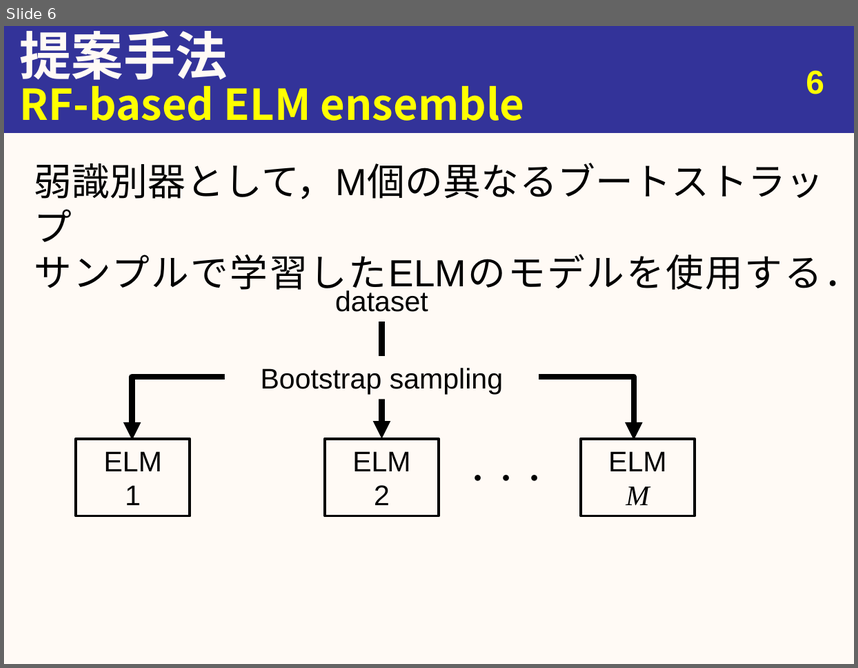
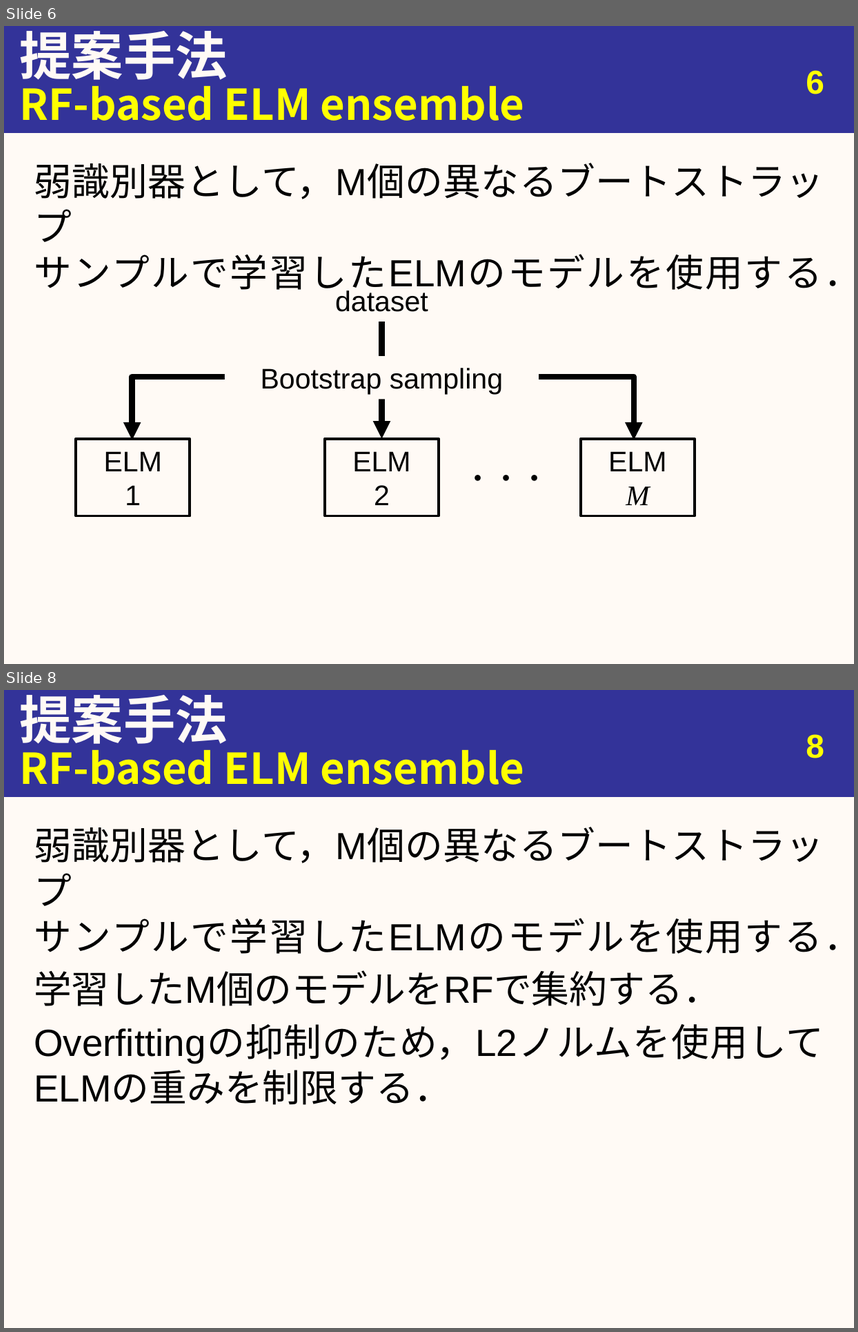
Before and after one commit to youle921/Slide-maintain, a slide deck: slide_0527/20190527_urita_eng.pptx. Shown one above the other, each under a label of ours: slide 6 before the commit, slides 6 and 8 after it; the slides between them are not shown. The pictures are 858x668 and 858x1332 pixels, drawn with LibreOffice and Linux fonts; fonts in the diff are those of the drawing. Boxes give left, top, right and bottom in pixels: in the first picture for what was removed or moved away, otherwise in the second. Text is boxed around its words. In the diff, an @@ line names an element or a change of style, - is before the commit and + after.

```diff
--- a/slide_0527/20190527_urita_eng.pptx
+++ b/slide_0527/20190527_urita_eng.pptx
@@ slide 8 added at bbox=[4, 690, 854, 1328], background #FFFAF5; not listed: 1 template element that a slide beside it also shows @@
@@ title added at bbox=[20, 695, 228, 752], 44 pt, text #FFFAF5, bold @@
+提案手法
@@ text added at bbox=[20, 740, 525, 785], 36 pt, text #FFFF00, bold @@
+RF-based ELM ensemble
@@ page number added at bbox=[806, 734, 824, 758], 28 pt, text #FFFF00, bold @@
+8
@@ text added at bbox=[34, 827, 854, 1063], 32 pt, text #000000 @@
+弱識別器として，M個の異なるブートストラップ
+サンプルで学習したELMのモデルを使用する．
+学習したM個のモデルをRFで集約する．
+Overfittingの抑制のため，L2ノルムを使用してELMの重みを制限する．
```
Also in this commit, not shown: 3 slides changed, 1 other slide added, 6 other files.
